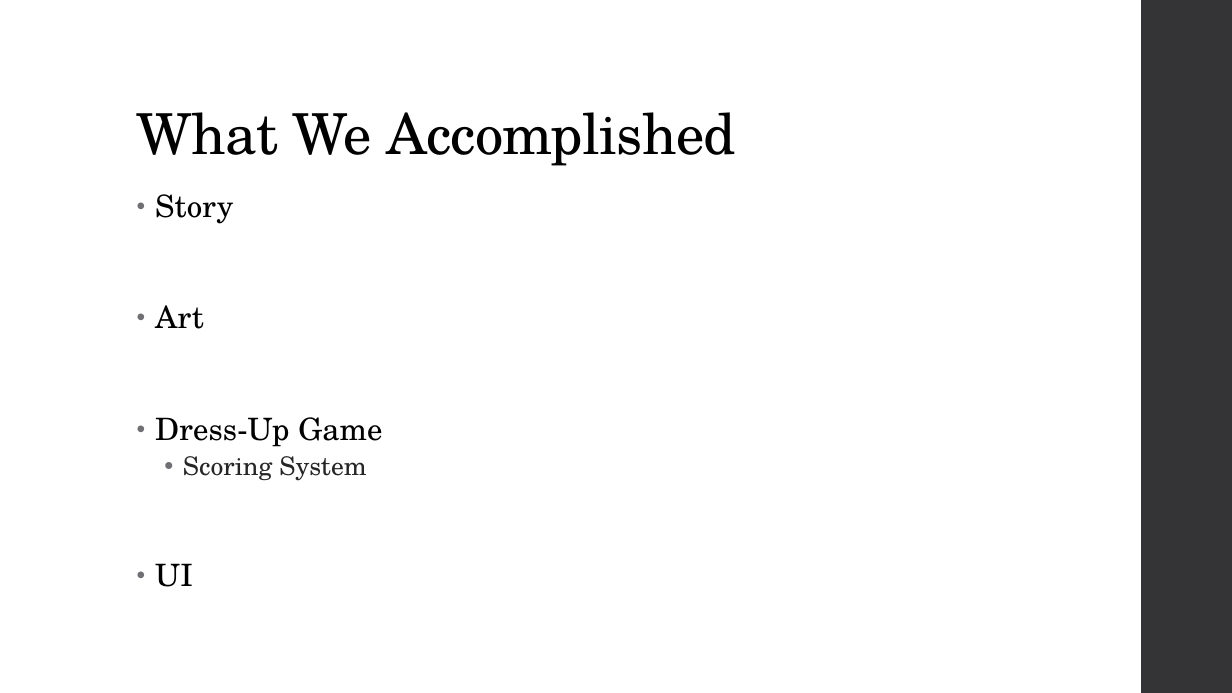
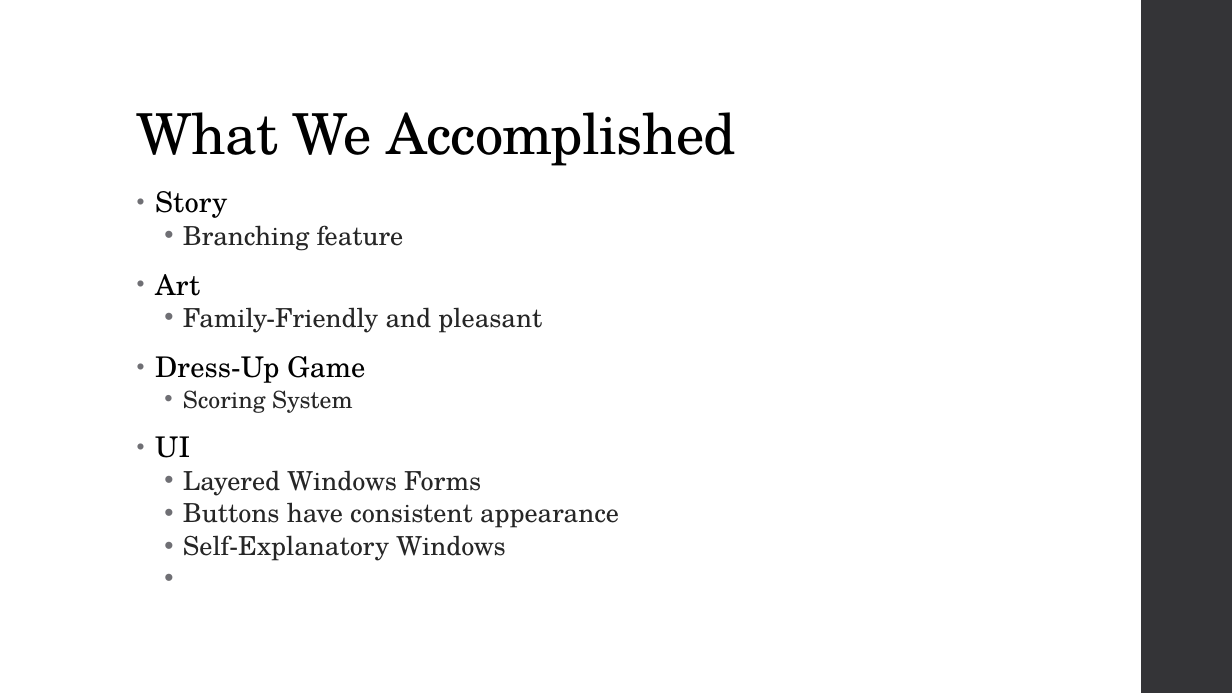
Before and after one commit to alexandraburress/488GroupProject, a slide deck: slide 3 of SchoolReport/Final Presentation.pptx. Drawn at 1232x693 pixels with LibreOffice and Linux fonts; fonts in the diff are those of the drawing. Boxes give left, top, right and bottom in pixels: in the first picture for what was removed or moved away, otherwise in the second. Text is boxed around its words. In the diff, an @@ line names an element or a change of style, - is before the commit and + after.

```diff
--- a/SchoolReport/Final Presentation.pptx
+++ b/SchoolReport/Final Presentation.pptx
@@ text at (x1=155, y1=191, x2=365, y2=458): size 24 to 22.2 pt in "Story", "Art", "Dress-Up Game", "UI"; size 20 to 18.5 pt in "Scoring System"; line spacing 0.95 to 0.85; line spacing 0.9 to 0.8 @@
@@ text at (x1=183, y1=225, x2=404, y2=251): paragraph added @@
+  • Branching feature
@@ text at (x1=183, y1=307, x2=542, y2=333): paragraph added @@
+  • Family-Friendly and pleasant
@@ text at (x1=183, y1=470, x2=619, y2=561): paragraphs added @@
+  • Layered Windows Forms
+  • Buttons have consistent appearance
+  • Self-Explanatory Windows
```
